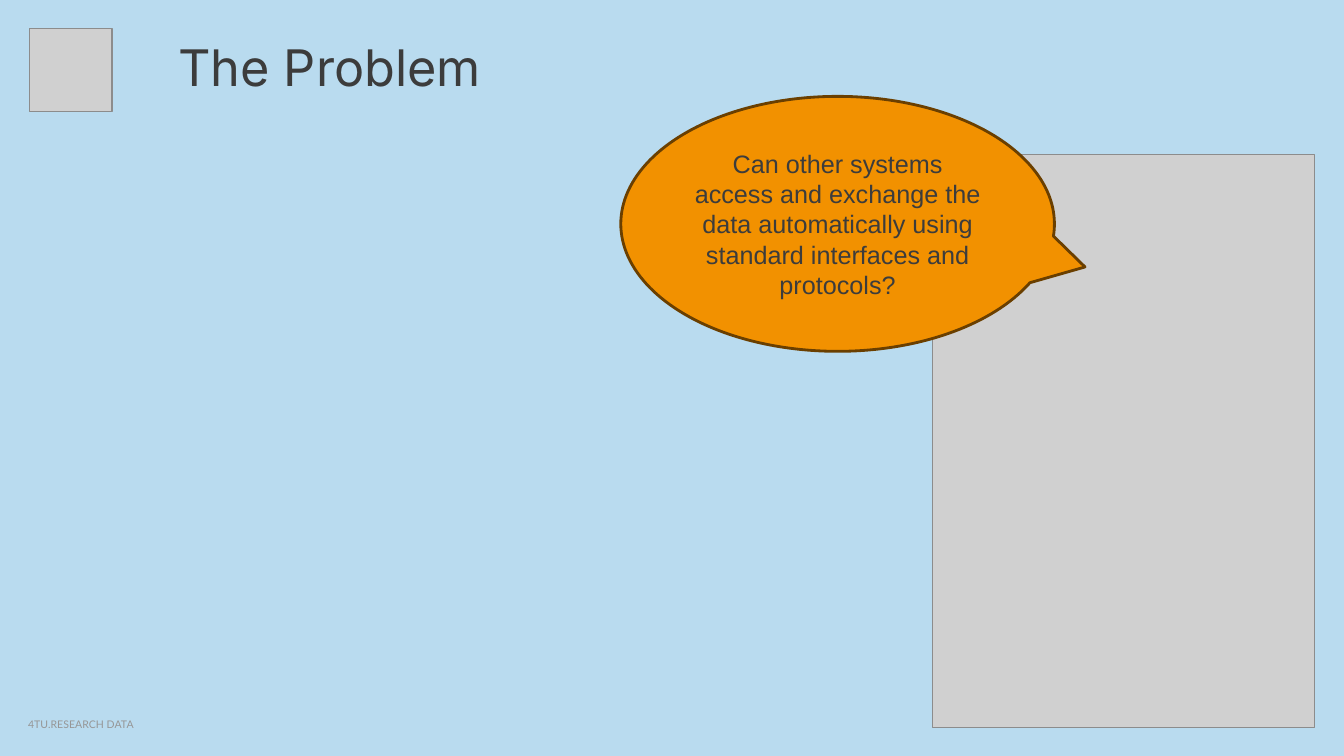
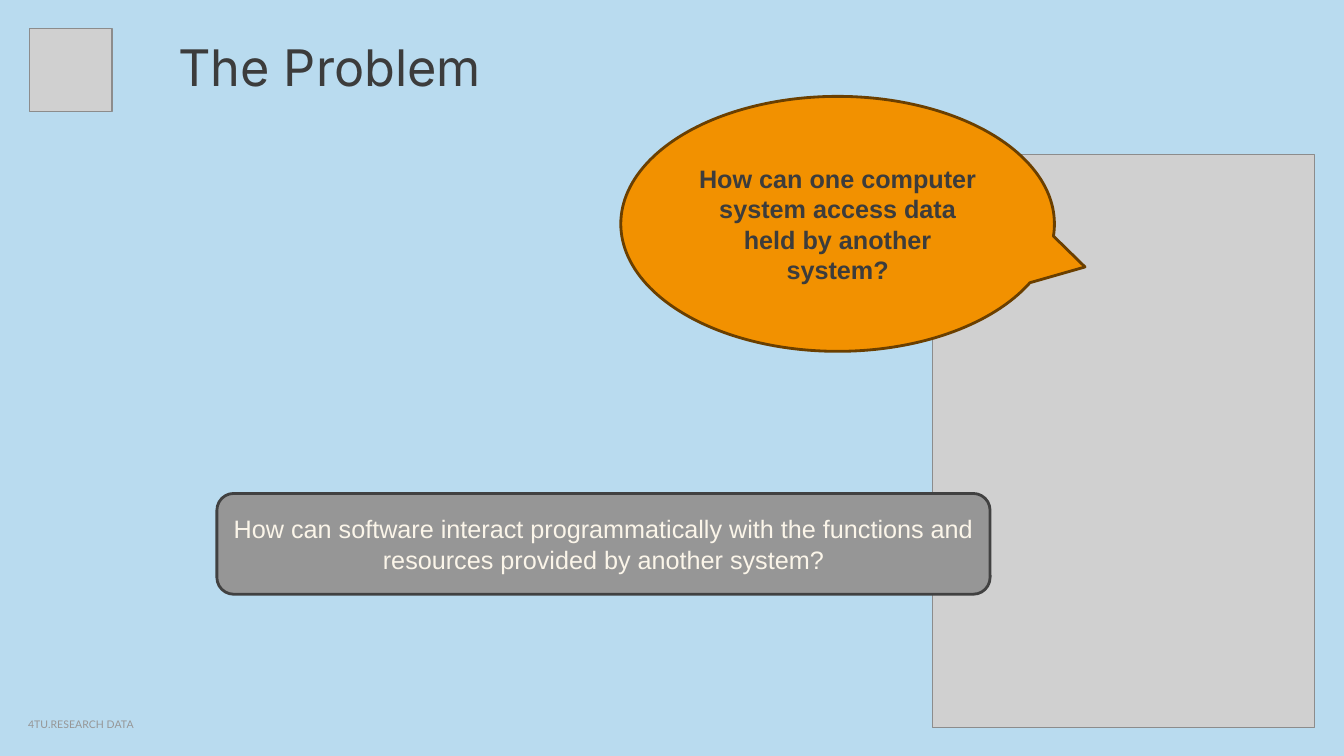
Before and after one commit to 4TUResearchData-Carpentries/Pilot_Interoperability_climate_sciences, a slide deck: slide 2 of Lesson_development/Presentations/technical_api.pptx. Drawn at 1344x756 pixels with LibreOffice and Linux fonts; fonts in the diff are those of the drawing; grey boxes stand for pictures. Boxes give left, top, right and bottom in pixels: in the first picture for what was removed or moved away, otherwise in the second. Text is boxed around its words. In the diff, an @@ line names an element or a change of style, - is before the commit and + after.

Commit message:
adding protocols part

```diff
--- a/Lesson_development/Presentations/technical_api.pptx
+++ b/Lesson_development/Presentations/technical_api.pptx
@@ text in speech bubble at (699, 170, 976, 284): text changed; bold on @@
-Can other systems access and exchange the data automatically using standard interfaces and protocols?
+How can one computer system access data held by another system?
@@ rounded rectangle added at (217, 494, 990, 595), fill #969696, outline #424242 2 pt, 18 pt, text #FBF5E9 @@
+How can software interact programmatically with the functions and resources provided by another system?
```
Also in this commit, not shown: 3 other files.
